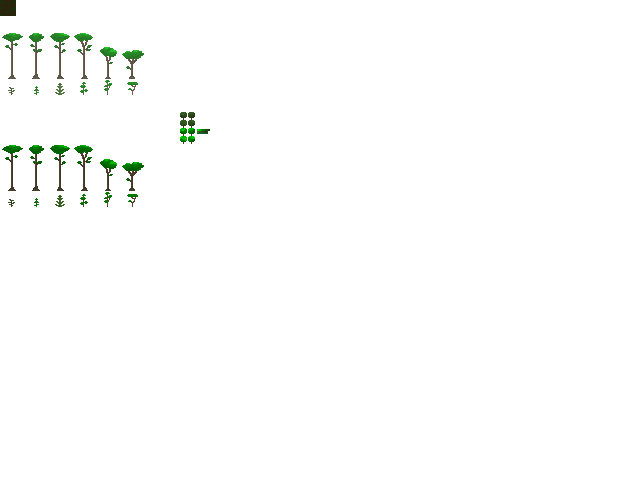
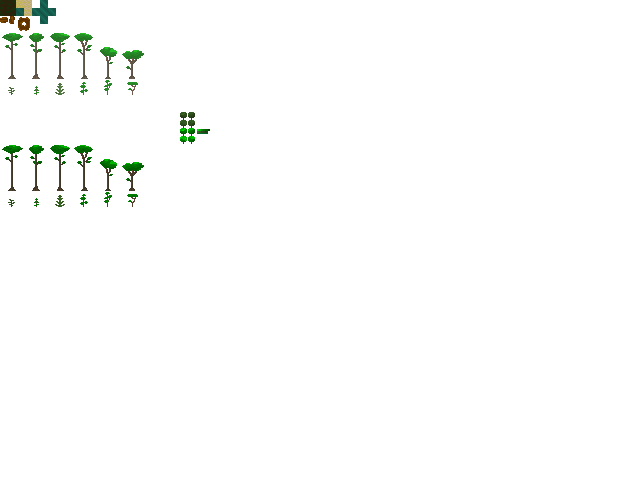
Two versions of the same layered image (640 × 480). Layer-by-layer changes:
painted on "Background" over (x1=0, y1=0, x2=56, y2=31)
